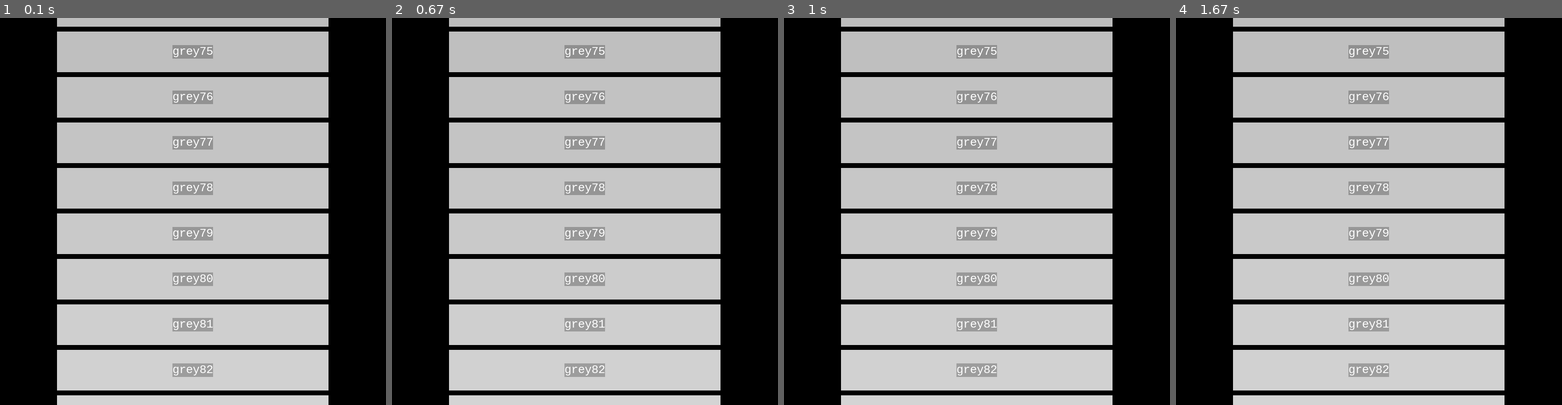
Above: before the commit, frames 1-4 (left to right).
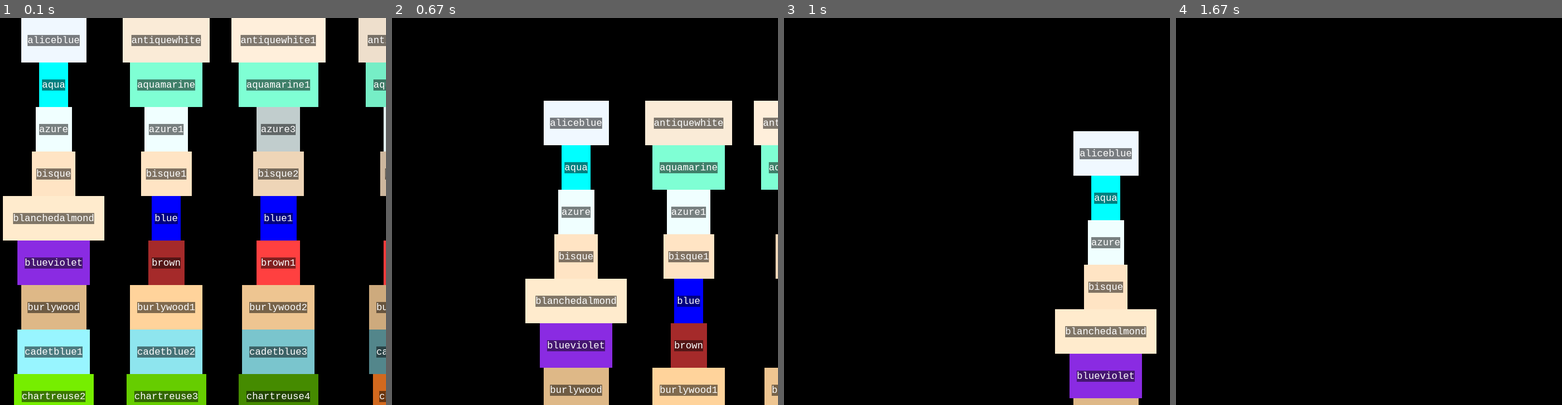
Above: after the commit, the same moments.

Repository: hitbox/scratch
Game: pygame game, started from pygame/listcolors.py
Two runs of this game, one before a commit and one after it. Both use one fixed random seed, a clock stepped at 60 frames per second and the inputs below.
Inputs (mouse positions are in pixels of both pictures, inside the frame that each line leads up to):
- Up to frame 1 (0.1 s): no input
- Up to frame 2 (0.67 s): press the mouse at (492, 215) at 0.37 s; move the mouse to (557, 257) at 0.47 s; release the mouse at (623, 296) at 0.6 s
- Up to frame 3 (1 s): press the mouse at (884, 215) at 0.7 s; move the mouse to (953, 230) at 0.8 s; release the mouse at (1023, 246) at 0.93 s
- Up to frame 4 (1.67 s): press the mouse at (1276, 215) at 1.03 s; move the mouse to (1314, 261) at 1.13 s; release the mouse at (1349, 312) at 1.27 s; press the mouse at (1276, 215) at 1.37 s; move the mouse to (1372, 242) at 1.47 s; release the mouse at (1469, 273) at 1.6 s

The runs differ from the first frame. In frame 1, 78% of the frame differs, in the area x 0-100%, y 0-100%; in frame 2, 67%; in frame 3, 67%; in frame 4, 62%.

Commit message:
pygame/listcolors.py
- couldn't resist fixing where grid arrangement started
- list colors tool works and looks better now

Diff:
--- a/pygame/listcolors.py
+++ b/pygame/listcolors.py
@@ -1,5 +1,7 @@
 import argparse
+import collections as coll
 import itertools as it
+import math
 import random
 import re
 
@@ -11,42 +13,46 @@
 
 from pygame.color import THECOLORS
 
-def get_blitables(font, window, color_items):
-    text_sizes = (font.size(name) for name, _ in color_items)
-    text_size = pygame.Vector2(*map(max, zip(*text_sizes)))
-    text_size.x *= 2
-    text_size.y *= 3
+def render_color(font, color, name, scale):
+    size = pygame.Vector2(font.size(name)).elementwise() * scale
+    image = pygame.Surface(tuple(size), pygame.SRCALPHA)
+    image.fill(color)
+    rect = image.get_rect()
+    text = font.render(name, True, 'white', color.lerp('black', 0.50))
+    image.blit(text, text.get_rect(center=rect.center))
+    return image
 
-    images = [pygame.Surface(text_size, pygame.SRCALPHA) for _ in color_items]
-    rects = [image.get_rect() for image in images]
-    text_background = pygame.Color(0,0,0,20)
-    for image, rect, (name, color) in zip(images, rects, color_items):
+def get_blitables(font, window, colors, gap=0, scale=1):
+    names = list(map(pygamelib.color_name, colors))
+    sizes = zip(*map(font.size, names))
+    text_size = pygame.Vector2(*map(max, sizes))
+    text_size *= scale
+
+    images = (pygame.Surface(text_size, pygame.SRCALPHA) for _ in colors)
+    for image, color, name in zip(images, colors, names):
+        rect = image.get_rect()
         color = pygame.Color(color)
         image.fill(color)
-        text = font.render(name, True, 'white', color.lerp((0,0,0), 0.25))
+        text = font.render(name, True, 'white', color.lerp('black', 0.50))
         image.blit(text, text.get_rect(center=rect.center))
+        yield (image, rect)
 
-    rects[0].midtop = window.midtop
-    for r1, r2 in it.pairwise(rects):
-        r2.midtop = (r1.centerx, r1.bottom + 10)
-
-    return zip(images, rects)
-
-def gui(colors):
-    color_items = [(color, pygamelib.color_name(color)) for color in colors]
+def gui(colors, names):
+    assert len(colors) == len(names)
     pygame.font.init()
     screen = pygame.display.set_mode((800,)*2)
     window = screen.get_rect()
     clock = pygame.time.Clock()
-    font = pygame.font.SysFont('monospace', 24)
+    font = pygame.font.SysFont('monospace', 20)
 
-    blitables = list(get_blitables(font, window, color_items))
-    max_bottom = max(rect.bottom for _, rect in blitables)
+    ncols = math.isqrt(len(colors)) // 4
 
-    offset = pygame.Vector2((0,-max_bottom // 2 - window.height // 2))
+    sizes = list(map(pygame.Vector2, map(font.size, names)))
+    images = [render_color(font, color, name, (1.25, 4)) for name, color in zip(names, colors)]
+    rects = [image.get_rect() for image in images]
+    pygamelib.arrange_columns(rects, ncols, 'centerx', 'centery')
 
-    y_speed = max(rect.height for image, rect in blitables) * 2
-
+    offset = pygame.Vector2()
     framerate = 60
     elapsed = 0
     running = True
@@ -57,10 +63,15 @@
             elif event.type == pygame.KEYDOWN:
                 if event.key in (pygame.K_ESCAPE, pygame.K_q):
                     pygame.event.post(pygame.event.Event(pygame.QUIT))
-            elif event.type == pygame.MOUSEWHEEL:
-                offset.y += event.y * y_speed
+            elif event.type == pygame.MOUSEMOTION:
+                if event.buttons[0]:
+                    offset += event.rel
+        mouse_buttons = pygame.mouse.get_pressed()
+        if mouse_buttons[0]:
+            x, y = pygame.mouse.get_pos()
+            pygame.mouse.set_pos(x % window.width, y % window.height)
         screen.fill('black')
-        for image, rect in blitables:
+        for image, rect in zip(images, rects):
             screen.blit(image, offset + rect.topleft)
         pygame.display.flip()
         elapsed = clock.tick(framerate)
@@ -89,7 +100,9 @@
             def exclude(name):
                 return not pygamelib.interesting_color(name)
 
-    colors = [name for name, color in THECOLORS.items() if not exclude(name)]
+    items = ((name, color) for name, color in THECOLORS.items() if not exclude(name))
+    names, colors = zip(*items)
+    colors = list(map(pygame.Color, colors))
 
     if args.shuffle:
         random.shuffle(colors)
@@ -103,7 +116,7 @@
 
     if args.print:
         pprint([key for key, _ in colors])
-    gui(colors)
+    gui(colors, names)
 
 if __name__ == '__main__':
     main()
